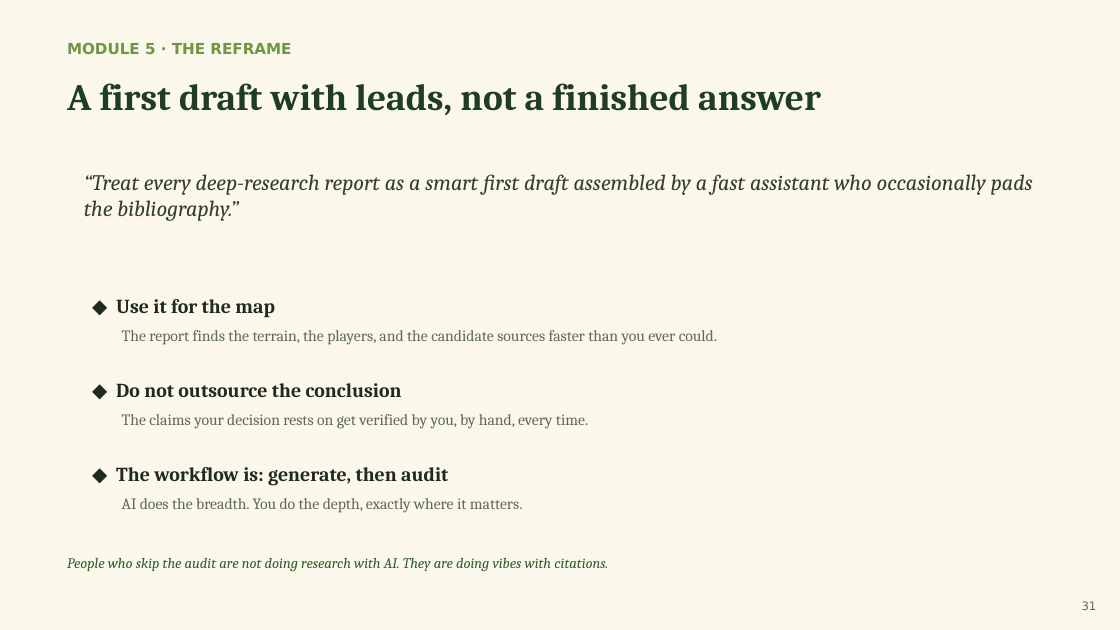
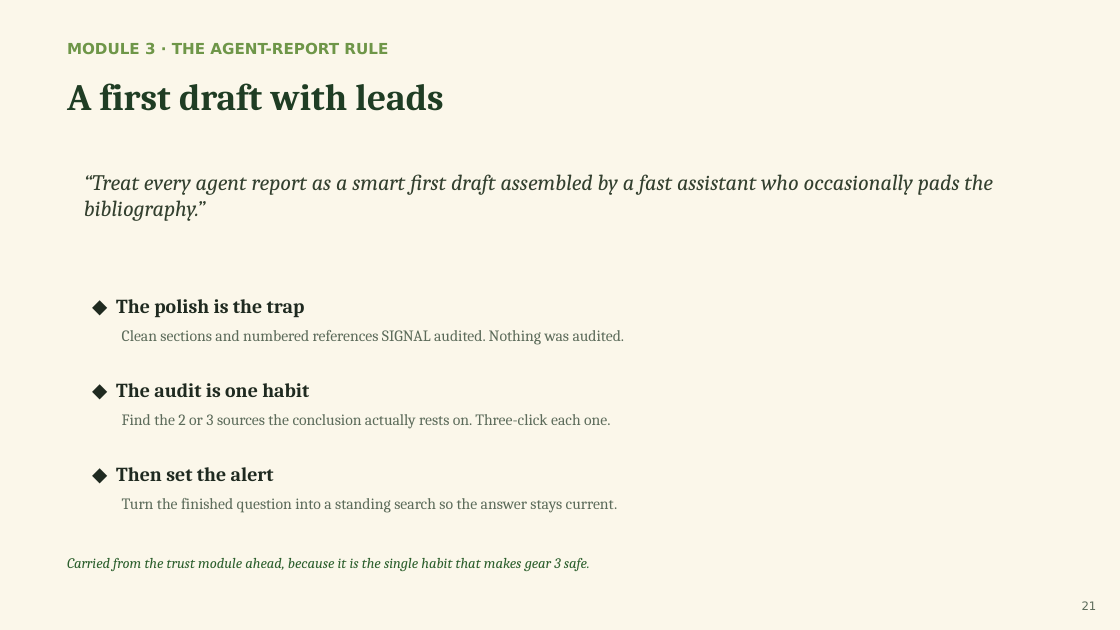
Before and after one commit to pkjaslam/cambium-academy, a slide deck: slide 21 of courses/course-03-research-with-ai/slides/Cambium-Academy-Course03-Research-with-AI.pptx (slide 31 before the commit). Drawn at 1120x630 pixels with LibreOffice and Linux fonts; fonts in the diff are those of the drawing. Boxes give left, top, right and bottom in pixels: in the first picture for what was removed or moved away, otherwise in the second. Text is boxed around its words. In the diff, an @@ line names an element or a change of style, - is before the commit and + after.

```diff
--- a/courses/course-03-research-with-ai/slides/Cambium-Academy-Course03-Research-with-AI.pptx
+++ b/courses/course-03-research-with-ai/slides/Cambium-Academy-Course03-Research-with-AI.pptx
@@ text at box(67, 42, 388, 54): text changed @@
-MODULE 5 · THE REFRAME
+MODULE 3 · THE AGENT-REPORT RULE
@@ text at box(67, 83, 443, 111): text changed @@
-A first draft with leads, not a finished answer
+A first draft with leads
@@ text at box(84, 174, 993, 221): text changed @@
-“Treat every deep-research report as a smart first draft assembled by a fast assistant who occasionally pads the bibliography.”
+“Treat every agent report as a smart first draft assembled by a fast assistant who occasionally pads the bibliography.”
@@ text at box(116, 299, 305, 318): text changed @@
-◆ Use it for the map
+◆ The polish is the trap
@@ text at box(122, 330, 625, 345): text changed @@
-The report finds the terrain, the players, and the candidate sources faster than you ever could.
+Clean sections and numbered references SIGNAL audited. Nothing was audited.
@@ text at box(116, 383, 309, 397): text changed @@
-◆ Do not outsource the conclusion
+◆ The audit is one habit
@@ text at box(122, 414, 610, 429): text changed @@
-The claims your decision rests on get verified by you, by hand, every time.
+Find the 2 or 3 sources the conclusion actually rests on. Three-click each one.
@@ text at box(116, 467, 274, 481): text changed @@
-◆ The workflow is: generate, then audit
+◆ Then set the alert
@@ text at box(122, 498, 618, 513): text changed @@
-AI does the breadth. You do the depth, exactly where it matters.
+Turn the finished question into a standing search so the answer stays current.
@@ text at box(67, 558, 590, 571): text changed @@
-People who skip the audit are not doing research with AI. They are doing vibes with citations.
+Carried from the trust module ahead, because it is the single habit that makes gear 3 safe.
```
Also in this commit, not shown: 17 other slides changed, 42 slides added, 22 slides removed, 18 other files.
